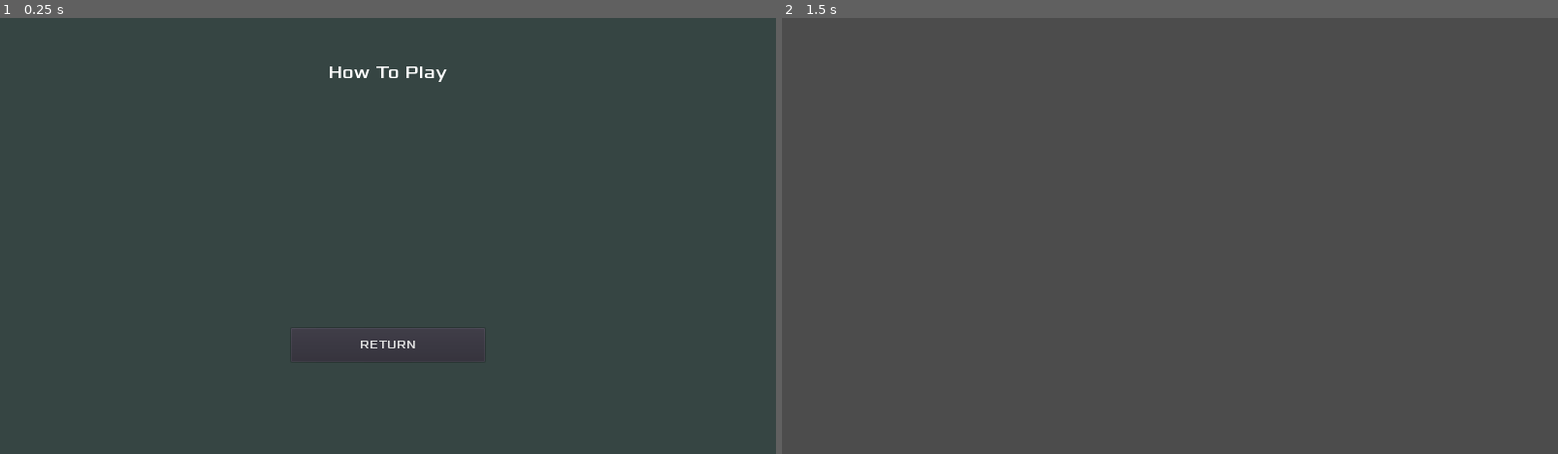
Above: before the commit, frames 1-2 (left to right).
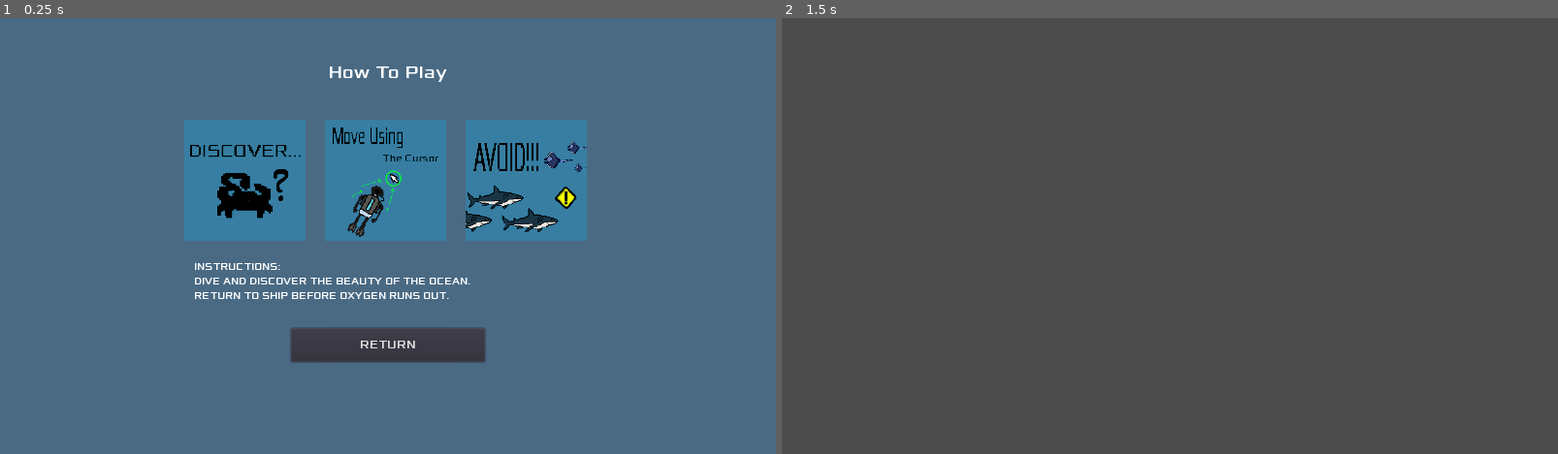
Above: after the commit, the same moments.

Repository: AlgionSan/GJ-Demo-2.0
Game: Godot game, scene res://scenes/HowToPlay.tscn
Same seed, same stepped clock (60 frames per second), same inputs: the game is played once before the commit and once after it. This scene is started directly instead of the project's main scene.
Inputs (mouse positions are in pixels of both pictures, inside the frame that each line leads up to):
- Up to frame 1 (0.25 s): no input
- Up to frame 2 (1.5 s): tap Enter at 0.5 s; move the mouse to (1340, 214) at 0.52 s; tap E (interact) at 0.6 s; click "RETURN" at 1.25 s

The runs differ from the first frame. In frame 1, 98% of the frame differs, in the area x 0-100%, y 0-100%; in frame 2, nothing differs.

Commit message:
How to play with figures

Diff:
--- a/scenes/HowToPlay.tscn
+++ b/scenes/HowToPlay.tscn
@@ -1,10 +1,16 @@
-[gd_scene load_steps=5 format=2]
+[gd_scene load_steps=9 format=2]
 
 [ext_resource path="res://font/xolonium-regular.ttf" type="DynamicFontData" id=1]
 [ext_resource path="res://scripts/HowToPlay.gd" type="Script" id=2]
+[ext_resource path="res://arts/HowToPlay/avoid_tutorial_englishpng.png" type="Texture" id=3]
+[ext_resource path="res://arts/HowToPlay/diver-tutorial-english.png" type="Texture" id=4]
+[ext_resource path="res://arts/HowToPlay/goal_english_tutorialt.png" type="Texture" id=5]
 
 [sub_resource type="DynamicFont" id=1]
 size = 30
+font_data = ExtResource( 1 )
+
+[sub_resource type="DynamicFont" id=3]
 font_data = ExtResource( 1 )
 
 [sub_resource type="DynamicFont" id=2]
@@ -19,7 +25,41 @@
 [node name="ColorRect" type="ColorRect" parent="."]
 anchor_right = 1.0
 anchor_bottom = 1.0
-color = Color( 0.117647, 0.243137, 0.223529, 0.482353 )
+color = Color( 0.282353, 0.545098, 0.756863, 0.482353 )
+
+[node name="TextureRect" type="TextureRect" parent="ColorRect"]
+anchor_left = 0.5
+anchor_top = 0.5
+anchor_right = 0.5
+anchor_bottom = 0.5
+margin_left = -104.0
+margin_top = -192.0
+margin_right = 96.0
+margin_bottom = 8.0
+texture = ExtResource( 4 )
+
+[node name="TextureRect2" type="TextureRect" parent="ColorRect"]
+anchor_left = 0.5
+anchor_top = 0.5
+anchor_right = 0.5
+anchor_bottom = 0.5
+margin_left = 128.0
+margin_top = -192.0
+margin_right = 328.0
+margin_bottom = 8.0
+texture = ExtResource( 3 )
+
+[node name="TextureRect3" type="TextureRect" parent="ColorRect"]
+anchor_left = 0.5
+anchor_top = 0.5
+anchor_right = 0.5
+anchor_bottom = 0.5
+margin_left = -336.0
+margin_top = -192.0
+margin_right = -136.0
+margin_bottom = 8.0
+texture = ExtResource( 5 )
+stretch_mode = 1
 
 [node name="HowToPlay_Label" type="Label" parent="."]
 anchor_left = 0.5
@@ -34,6 +74,21 @@
 text = "How To Play"
 align = 1
 
+[node name="Instructions" type="Label" parent="."]
+anchor_left = 0.5
+anchor_top = 0.5
+anchor_right = 0.5
+anchor_bottom = 0.5
+margin_left = -320.0
+margin_top = 40.0
+margin_right = 320.0
+margin_bottom = 106.0
+custom_fonts/font = SubResource( 3 )
+text = "INSTRUCTIONS:
+DIVE AND DISCOVER THE BEAUTY OF THE OCEAN.
+RETURN TO SHIP BEFORE OXYGEN RUNS OUT."
+valign = 3
+
 [node name="Return_Button" type="Button" parent="."]
 anchor_left = 0.5
 anchor_top = 1.0
Binary file added: arts/HowToPlay/avoid_tutorial_englishpng.png
Not shown, added: arts/HowToPlay/avoid_tutorial_englishpng.png.import
Binary file added: arts/HowToPlay/avoid_tutorial_french.png
Not shown, added: arts/HowToPlay/avoid_tutorial_french.png.import
Binary file added: arts/HowToPlay/diver-tutorial-english.png
Not shown, added: arts/HowToPlay/diver-tutorial-english.png.import
Binary file added: arts/HowToPlay/diver-tutorial-french.png
Not shown, added: arts/HowToPlay/diver-tutorial-french.png.import
Binary file added: arts/HowToPlay/goal_english_tutorialt.png
Not shown, added: arts/HowToPlay/goal_english_tutorialt.png.import
Binary file added: arts/HowToPlay/goal_french_tutorialt.png
Not shown, added: arts/HowToPlay/goal_french_tutorialt.png.import
